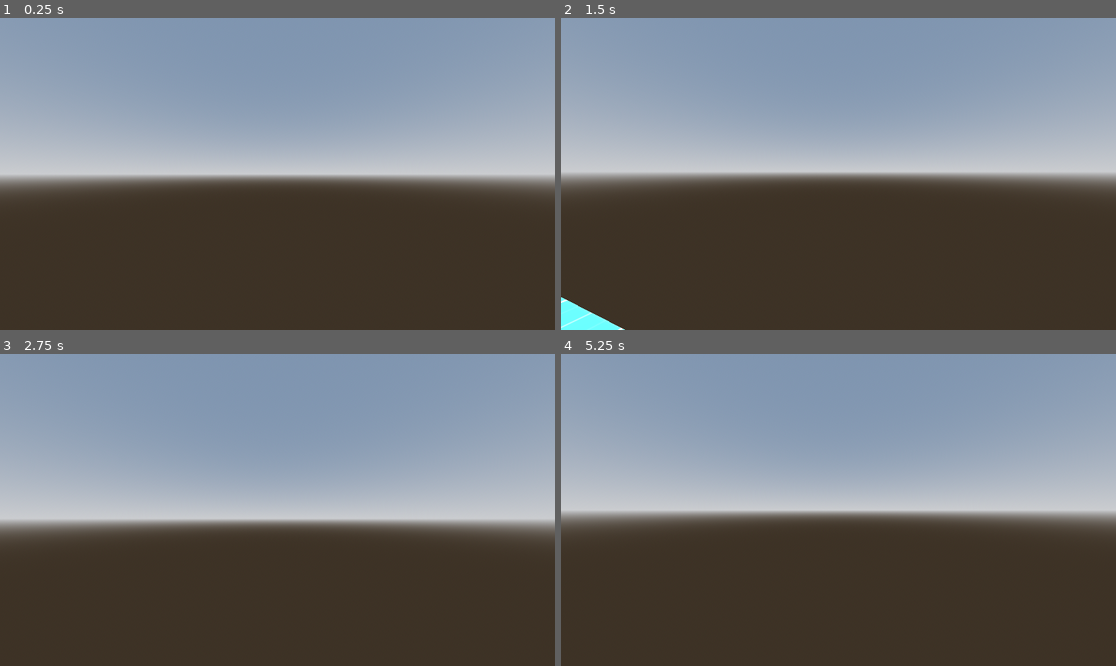
Above: before the commit, frames 1-4 (two rows, left to right).
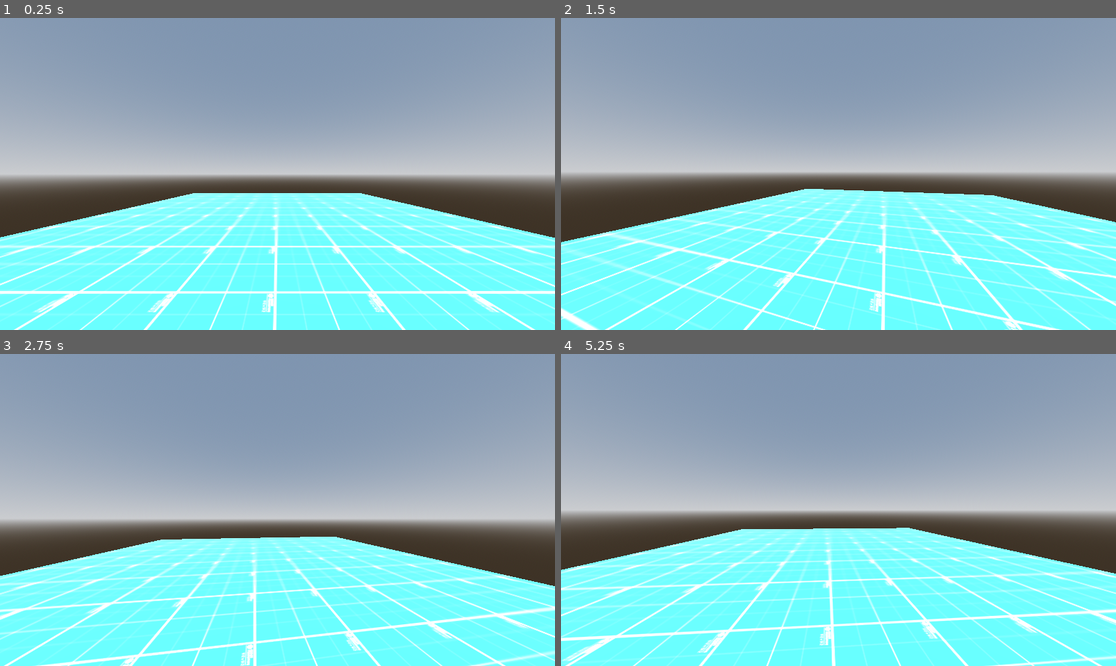
Above: after the commit, the same moments.

Repository: AgilMonkey/scp-3034
Game: Godot game, scene res://levels/main/main.tscn
The game is run twice, just before and just after one commit, with the same random seed, the same clock (stepped at 60 frames per second) and the same inputs.
Inputs (mouse positions are in pixels of both pictures, inside the frame that each line leads up to):
- Up to frame 1 (0.25 s): no input
- Up to frame 2 (1.5 s): move the mouse to (866, 174) at 0.52 s; move the mouse to (810, 174) at 1.27 s
- Up to frame 3 (2.75 s): move the mouse to (288, 503) at 2.02 s
- Up to frame 4 (5.25 s): move the mouse to (832, 516) at 2.77 s; move the mouse to (877, 513) at 3.52 s; move the mouse to (794, 506) at 4.27 s; move the mouse to (844, 510) at 5.02 s

The runs differ from the first frame. In frame 1, 39% of the frame differs, in the area x 0-100%, y 56-100%; in frame 2, 39%, in the area x 0-100%, y 54-100%; in frame 3, 36%; in frame 4, 39%.

Commit message:
Add player movmement

Diff:
--- a/addon/Godot-Simple-State-Machine-First-Person-Controller-4c10c31e6a10bb3c23d6640a32a96b02da580bc1/PlayerCharacter/Camera/CameraScript.gd
+++ b/addon/Godot-Simple-State-Machine-First-Person-Controller-4c10c31e6a10bb3c23d6640a32a96b02da580bc1/PlayerCharacter/Camera/CameraScript.gd
@@ -42,12 +42,13 @@
 #references variables
 @onready var camera : Camera3D = $Camera
 @onready var playChar : PlayerCharacter = $".."
-@onready var hud : CanvasLayer = $"../HUD"
+#@onready var hud : CanvasLayer = $"../HUD"
 
 func _ready():
 	Input.set_mouse_mode(Input.MOUSE_MODE_CAPTURED) #set mouse mode as captured
 
 	camera.fov = startFOV
+
 
 func _unhandled_input(event):
 	#manage camera rotation (360 on x axis, blocked at specified values on y axis, to not having the character do a complete head turn, which will be kinda weird)
@@ -56,14 +57,16 @@
 		camera.rotate_x(-event.relative.y * (YAxisSensibility / 10))
 		camera.rotation.x = clamp(camera.rotation.x, deg_to_rad(maxUpAngleView), deg_to_rad(maxDownAngleView))
 
+
 func _process(delta):
 	applies(delta)
 
 	cameraBob(delta)
 
-	cameraTilt(delta)
+	#cameraTilt(delta)
 
-	mouseMode()
+	#mouseMode()
+
 
 func applies(delta : float):
 	#manage the differents camera modifications relative to a specific state, except for the FOV
@@ -74,10 +77,12 @@
 		position.y = lerp(position.y, 0.715, baseCameraLerpSpeed * delta)
 		rotation.z = lerp(rotation.z, deg_to_rad(baseCamAngle), baseCameraLerpSpeed * delta)
 
+
 func cameraBob(delta):
 	#manage the bobbing of the camera when the character is moving
 	headBobValue += delta * playChar.velocity.length() * float(playChar.is_on_floor())
 	camera.transform.origin = headbob(headBobValue) #apply the bob effect obtained to the camera
+
 
 func headbob(time):
 	#some trigonometry stuff here, basically it uses the cosinus and sinus functions (sinusoidal function) to get a nice and smooth bob effect
--- a/addon/Godot-Simple-State-Machine-First-Person-Controller-4c10c31e6a10bb3c23d6640a32a96b02da580bc1/PlayerCharacter/StateMachine/IdleStateScript.gd
+++ b/addon/Godot-Simple-State-Machine-First-Person-Controller-4c10c31e6a10bb3c23d6640a32a96b02da580bc1/PlayerCharacter/StateMachine/IdleStateScript.gd
@@ -26,7 +26,7 @@
 
 	cR.gravityApply(delta)
 
-	inputManagement()
+	#inputManagement()
 
 	move(delta)
 
@@ -49,16 +49,17 @@
 	cR.model.scale.y = lerp(cR.model.scale.y, cR.baseModelHeight, cR.heightChangeSpeed * delta)
 
 func inputManagement():
+	pass
 	#manage the state transitions depending on the actions inputs
-	if Input.is_action_just_pressed(cR.jumpAction):
-		transitioned.emit(self, "JumpState")
-
-	if Input.is_action_just_pressed(cR.crouchAction):
-		transitioned.emit(self, "CrouchState")
-
-	if Input.is_action_just_pressed(cR.runAction):
-		if cR.walkOrRun == "WalkState": cR.walkOrRun = "RunState"
-		elif cR.walkOrRun == "RunState": cR.walkOrRun = "WalkState"
+	#if Input.is_action_just_pressed(cR.jumpAction):
+		#transitioned.emit(self, "JumpState")
+		#
+	#if Input.is_action_just_pressed(cR.crouchAction):
+		#transitioned.emit(self, "CrouchState")
+		#
+	#if Input.is_action_just_pressed(cR.runAction):
+		#if cR.walkOrRun == "WalkState": cR.walkOrRun = "RunState"
+		#elif cR.walkOrRun == "RunState": cR.walkOrRun = "WalkState"
 
 func move(delta : float):
 	#manage the character movement
--- a/addon/Godot-Simple-State-Machine-First-Person-Controller-4c10c31e6a10bb3c23d6640a32a96b02da580bc1/PlayerCharacter/StateMachine/InairStateScript.gd
+++ b/addon/Godot-Simple-State-Machine-First-Person-Controller-4c10c31e6a10bb3c23d6640a32a96b02da580bc1/PlayerCharacter/StateMachine/InairStateScript.gd
@@ -35,14 +35,16 @@
 	cR.model.scale.y = lerp(cR.model.scale.y, cR.baseModelHeight, cR.heightChangeSpeed * delta)
 
 func inputManagement():
-	if Input.is_action_just_pressed(cR.jumpAction):
-		#check if can jump buffer
-		if cR.floorCheck.is_colliding() and cR.lastFramePosition.y > cR.position.y and cR.nbJumpsInAirAllowed <= 0: cR.jumpBuffOn = true
-		#check if can coyote jump
-		if cR.wasOnFloor and cR.coyoteJumpCooldown > 0.0 and cR.lastFramePosition.y > cR.position.y:
-			cR.coyoteJumpOn = true
-			transitioned.emit(self, "JumpState")
-		transitioned.emit(self, "JumpState")
+	pass
+	#if Input.is_action_just_pressed(cR.jumpAction):
+		##check if can jump buffer
+		#if cR.floorCheck.is_colliding() and cR.lastFramePosition.y > cR.position.y and cR.nbJumpsInAirAllowed <= 0: cR.jumpBuffOn = true
+		##check if can coyote jump
+		#if cR.wasOnFloor and cR.coyoteJumpCooldown > 0.0 and cR.lastFramePosition.y > cR.position.y:
+			#cR.coyoteJumpOn = true
+			#transitioned.emit(self, "JumpState")
+		#transitioned.emit(self, "JumpState")
+
 
 func checkIfFloor():
 	if cR.is_on_floor():
--- a/addon/Godot-Simple-State-Machine-First-Person-Controller-4c10c31e6a10bb3c23d6640a32a96b02da580bc1/PlayerCharacter/StateMachine/PlayerCharacterScript.gd
+++ b/addon/Godot-Simple-State-Machine-First-Person-Controller-4c10c31e6a10bb3c23d6640a32a96b02da580bc1/PlayerCharacter/StateMachine/PlayerCharacterScript.gd
@@ -77,7 +77,7 @@
 @onready var model : MeshInstance3D = $Model
 @onready var hitbox : CollisionShape3D = $Hitbox
 @onready var stateMachine : Node = $StateMachine
-@onready var hud : CanvasLayer = $HUD
+#@onready var hud : CanvasLayer = $HUD
 @onready var ceilingCheck : RayCast3D = $Raycasts/CeilingCheck
 @onready var floorCheck : RayCast3D = $Raycasts/FloorCheck
 
@@ -93,7 +93,8 @@
 	coyoteJumpCooldownRef = coyoteJumpCooldown
 
 func _process(_delta: float):
-	displayProperties()
+	pass
+	#displayProperties()
 
 func _physics_process(_delta : float):
 	modifyPhysicsProperties()
@@ -101,12 +102,14 @@
 	move_and_slide()
 
 func displayProperties():
+	pass
 	#display properties on the hud
-	if hud != null:
-		hud.displayCurrentState(stateMachine.currStateName)
-		hud.displayDesiredMoveSpeed(desiredMoveSpeed)
-		hud.displayVelocity(velocity.length())
-		hud.displayNbJumpsInAirAllowed(nbJumpsInAirAllowed)
+	#if hud != null:
+		#hud.displayCurrentState(stateMachine.currStateName)
+		#hud.displayDesiredMoveSpeed(desiredMoveSpeed)
+		#hud.displayVelocity(velocity.length())
+		#hud.displayNbJumpsInAirAllowed(nbJumpsInAirAllowed)
+
 
 func modifyPhysicsProperties():
 	lastFramePosition = position #get play char position every frame
--- a/addon/Godot-Simple-State-Machine-First-Person-Controller-4c10c31e6a10bb3c23d6640a32a96b02da580bc1/PlayerCharacter/StateMachine/WalkStateScript.gd
+++ b/addon/Godot-Simple-State-Machine-First-Person-Controller-4c10c31e6a10bb3c23d6640a32a96b02da580bc1/PlayerCharacter/StateMachine/WalkStateScript.gd
@@ -53,15 +53,16 @@
 	cR.model.scale.y = lerp(cR.model.scale.y, cR.baseModelHeight, cR.heightChangeSpeed * delta)
 
 func inputManagement():
-	if Input.is_action_just_pressed(cR.jumpAction):
-		transitioned.emit(self, "JumpState")
-
-	if Input.is_action_just_pressed(cR.crouchAction):
-		transitioned.emit(self, "CrouchState")
-
-	if Input.is_action_just_pressed(cR.runAction):
-		cR.walkOrRun = "RunState"
-		transitioned.emit(self, "RunState")
+	pass
+	#if Input.is_action_just_pressed(cR.jumpAction):
+		#transitioned.emit(self, "JumpState")
+		#
+	#if Input.is_action_just_pressed(cR.crouchAction):
+		#transitioned.emit(self, "CrouchState")
+		#
+	#if Input.is_action_just_pressed(cR.runAction):
+		#cR.walkOrRun = "RunState"
+		#transitioned.emit(self, "RunState")
 
 func move(delta : float):
 	cR.inputDirection = Input.get_vector(cR.moveLeftAction, cR.moveRightAction, cR.moveForwardAction, cR.moveBackwardAction)
--- a/entities/player/Player.tscn
+++ b/entities/player/Player.tscn
@@ -45,7 +45,7 @@
 crouchDeccel = 7.0
 crouchHitboxHeight = 1.2
 crouchModelHeight = 0.6
-walkSpeed = 8.0
+walkSpeed = 3.0
 walkAccel = 8.0
 walkDeccel = 8.0
 runSpeed = 12.0
@@ -76,8 +76,8 @@
 baseCameraLerpSpeed = 8.0
 crouchCameraLerpSpeed = 8.0
 crouchCameraDepth = -0.6
-bobFrequency = 1.1
-bobAmplitude = 0.15
+bobFrequency = 3.0
+bobAmplitude = 0.05
 camTiltRotationValue = 0.35
 camTiltRotationSpeed = 2.2
 onFloorTiltValDivider = 1.6
--- a/levels/main/main.tscn
+++ b/levels/main/main.tscn
@@ -34,4 +34,4 @@
 mesh = SubResource("BoxMesh_fl30x")
 
 [node name="PlayerCharacter" parent="." instance=ExtResource("1_0o3xy")]
-transform = Transform3D(1, 0, 0, 0, 1, 0, 0, 0, 1, -6.44748, 1, 0.0179947)
+transform = Transform3D(1, 0, 0, 0, 1, 0, 0, 0, 1, 6.55252, 1, 0.0179947)
